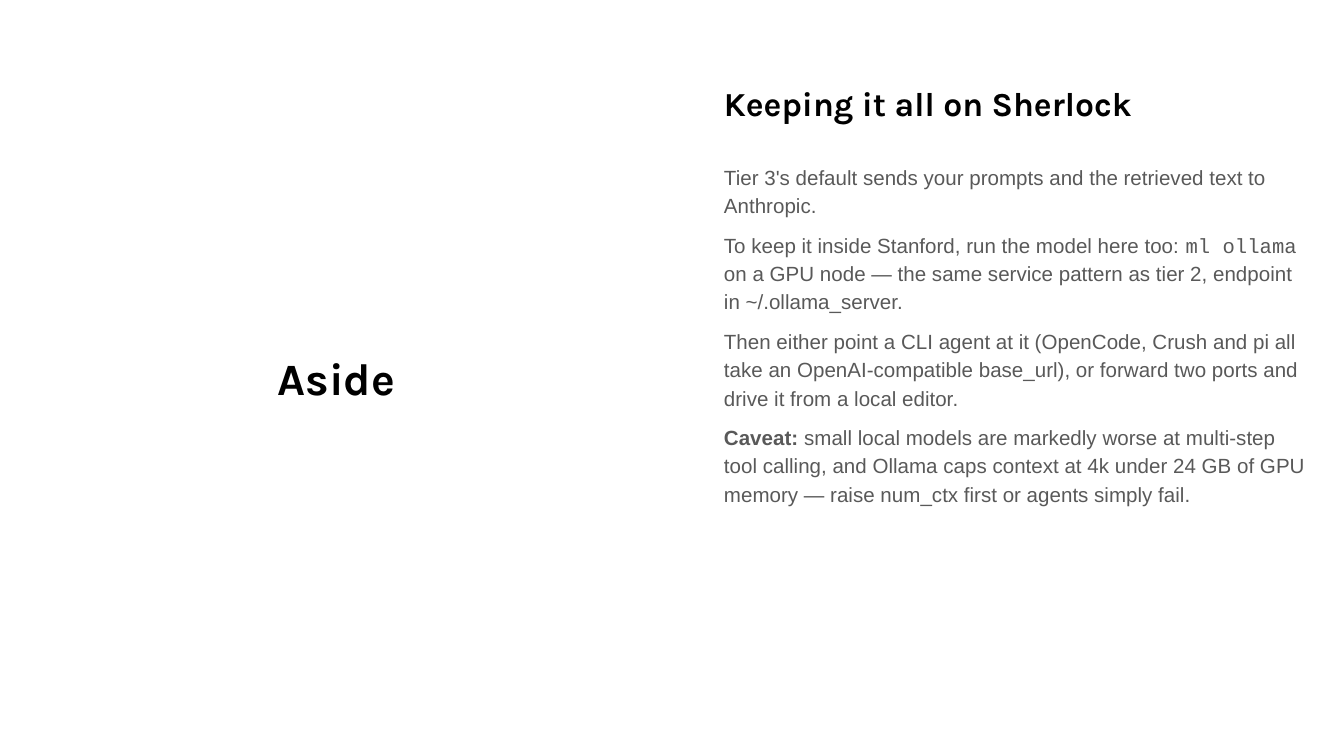
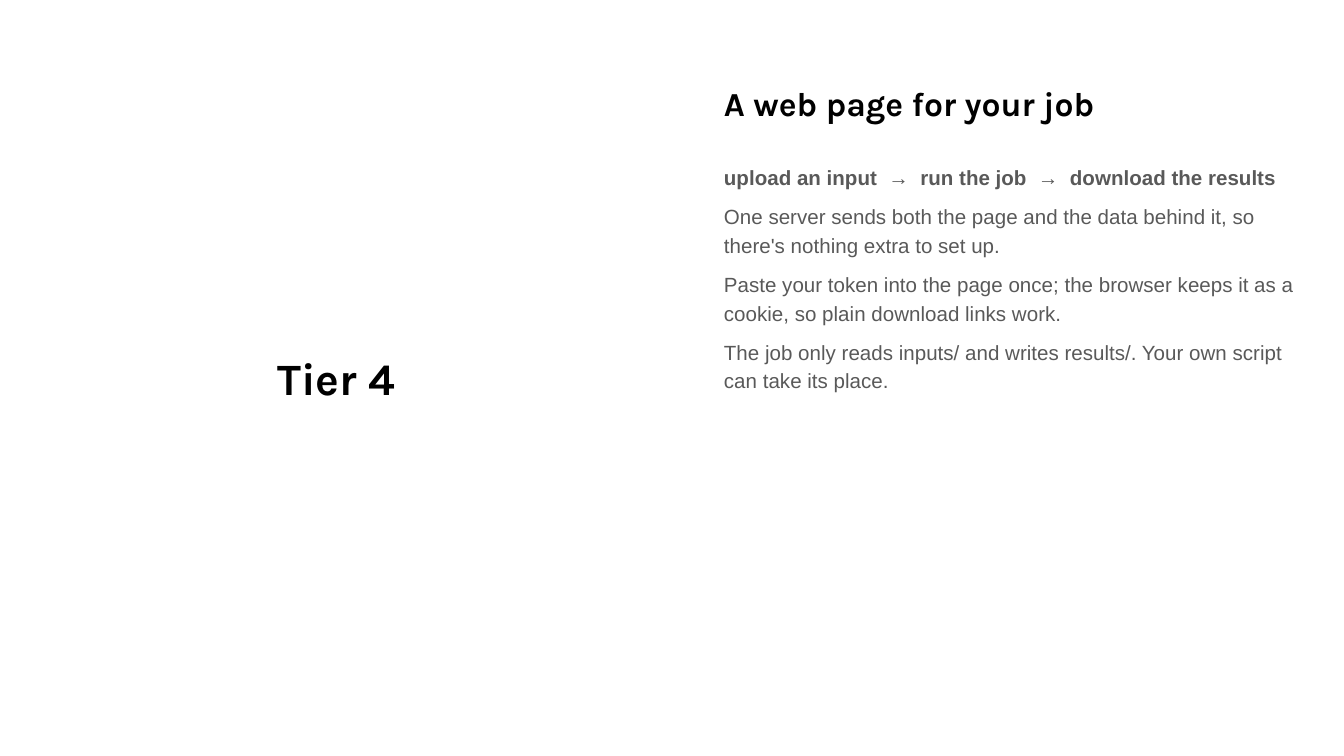
Before and after one commit to stanford-rc/hpc-server-workshop, a slide deck: slide 9 of HPC-Server-Workshop.pptx. Drawn at 1344x756 pixels with LibreOffice and Linux fonts; fonts in the diff are those of the drawing; background and template pictures are left out. Boxes give left, top, right and bottom in pixels: in the first picture for what was removed or moved away, otherwise in the second. Text is boxed around its words. In the diff, an @@ line names an element or a change of style, - is before the commit and + after.

Commit message:
use accurate models and rebuild the slides for the tested process
- Ollama default is gemma3:4b from Sherlock's model library on Oak: the only
  candidate that fit a GPU slice and answered all three test questions
  correctly (llama3.2:3b and phi4-mini each got one wrong)
- the transformers server uses Qwen/Qwen2.5-1.5B-Instruct from the shared
  cache, loaded in half precision, with each prompt sent as a chat message;
  it returns only the reply, so the clients no longer trim the prompt
- Tier 2 README: how to list Sherlock's Ollama models, and a "compare a
  smaller model" exercise using the wrong answers seen in testing
- slides rebuilt from fill.py on the SRC template to match the READMEs:
  sh_dev sessions, address file, token, one-line tunnel, Claude Code module

```diff
--- a/HPC-Server-Workshop.pptx
+++ b/HPC-Server-Workshop.pptx
@@ title at box(724, 92, 1094, 124): text changed @@
-Keeping it all on Sherlock
+A web page for your job
@@ text at box(724, 170, 1293, 393): text changed @@
-Tier 3's default sends your prompts and the retrieved text to Anthropic.
-To keep it inside Stanford, run the model here too: ml ollama on a GPU node — the same service pattern as tier 2, endpoint in ~/.ollama_server.
-Then either point a CLI agent at it (OpenCode, Crush and pi all take an OpenAI-compatible base_url), or forward two ports and drive it from a local editor.
-Caveat: small local models are markedly worse at multi-step tool calling, and Ollama caps context at 4k under 24 GB of GPU memory — raise num_ctx first or agents simply fail.
+upload an input → run the job → download the results
+One server sends both the page and the data behind it, so there's nothing extra to set up.
+Paste your token into the page once; the browser keeps it as a cookie, so plain download links work.
+The job only reads inputs/ and writes results/. Your own script can take its place.
@@ title at box(277, 363, 396, 396): text changed @@
-Aside
+Tier 4
```
Also in this commit, not shown: 7 other slides changed, 3 slides added, 3 slides removed, 9 other files.
